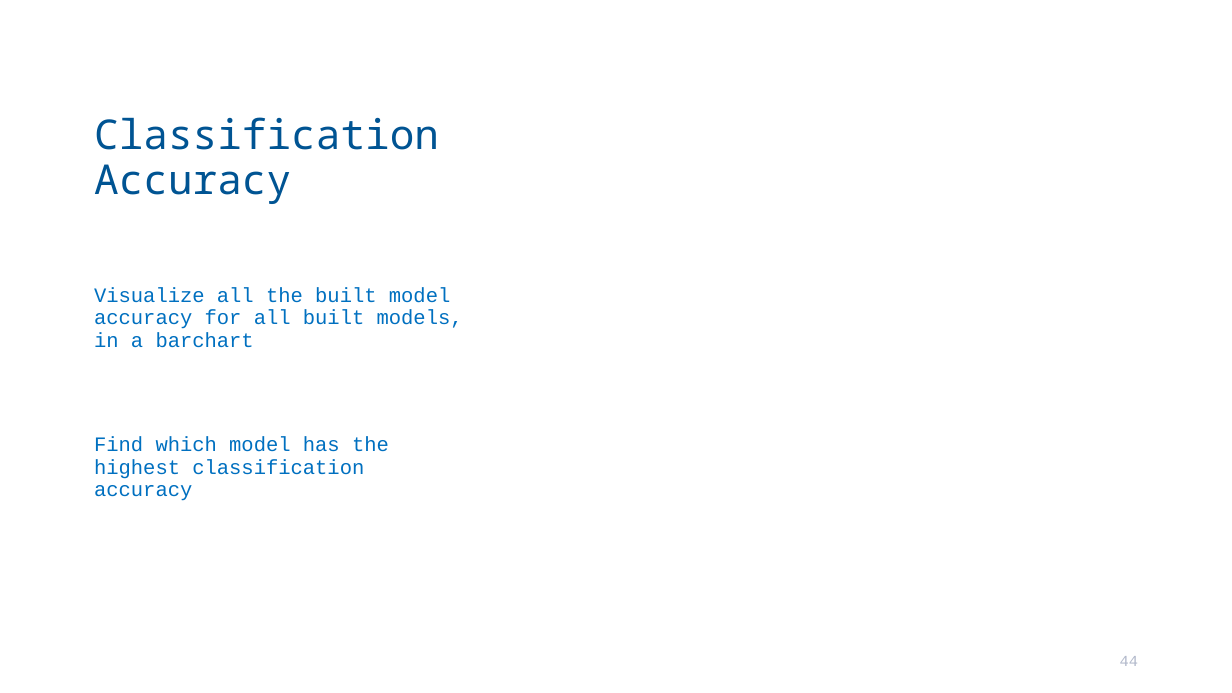
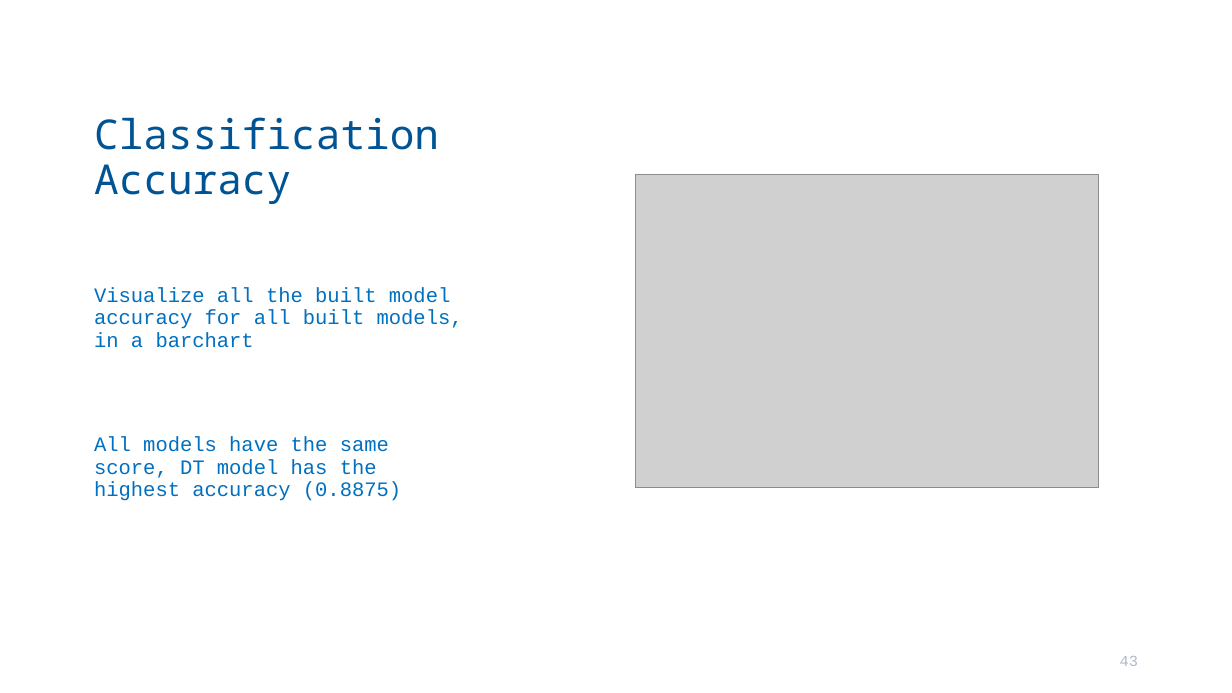
Before and after one commit to RiemannLee19/Coursera, a slide deck: slide 43 of 10_Applied_DS/Presentation_RL.odp (slide 44 before the commit). Drawn at 1232x693 pixels with LibreOffice and Linux fonts; fonts in the diff are those of the drawing; grey boxes stand for pictures. Boxes give left, top, right and bottom in pixels: in the first picture for what was removed or moved away, otherwise in the second. Text is boxed around its words. In the diff, an @@ line names an element or a change of style, - is before the commit and + after.

```diff
--- a/10_Applied_DS/Presentation_RL.odp
+++ b/10_Applied_DS/Presentation_RL.odp
@@ picture added at [636,175,1099,488] @@
@@ text at [94,437,401,501]: text changed @@
-Find which model has the highest classification accuracy
+All models have the same score, DT model has the highest accuracy (0.8875)
@@ page number at [1120,656,1138,666]: text changed @@
-44
+43
```
Also in this commit, not shown: 9 other slides changed, 11 slides added, 12 slides removed, 11 other files.
